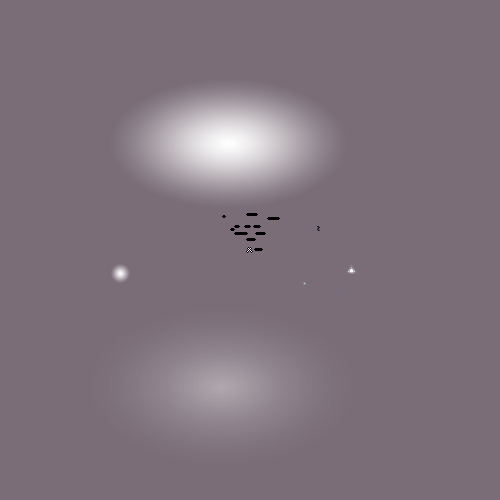
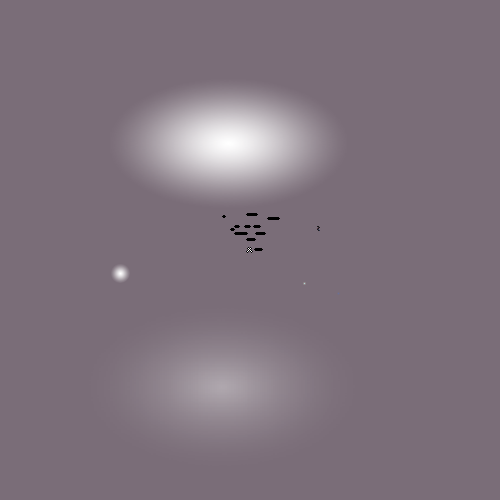
The second 500px x 500px image is a revision of the first. Changes to its layers:
removed layer "ItemOrb.png" over <box>348,265,355,272</box>
